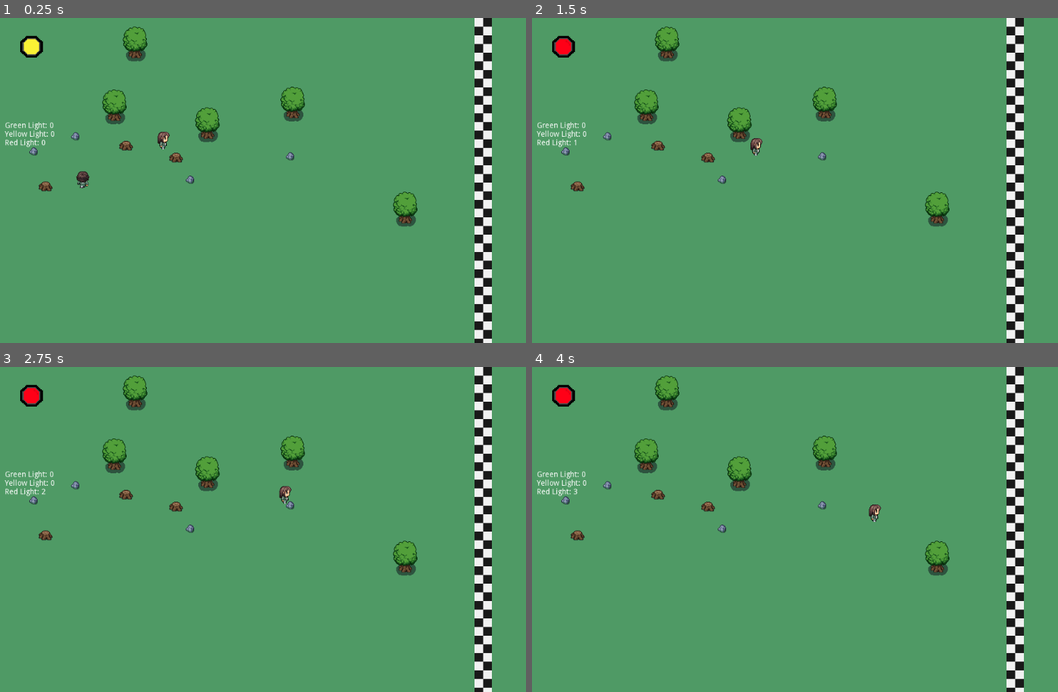
Above: before the commit, frames 1-4 (two rows, left to right).
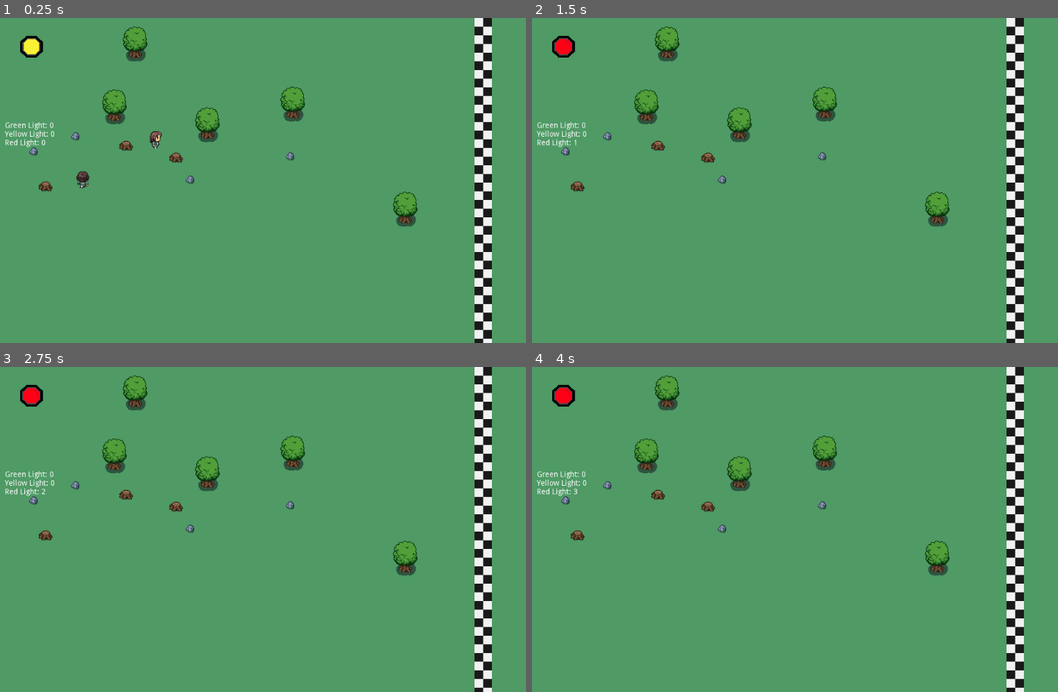
Above: after the commit, the same moments.

Repository: camilailges/round-4
Game: Godot game, scene res://scenes/Level1.tscn
The game is run twice, just before and just after one commit, with the same random seed, the same clock (stepped at 60 frames per second) and the same inputs.
Inputs:
- Up to frame 1 (0.25 s): no input
- Up to frame 2 (1.5 s): hold Right (ui_right) 0.53-1.28 s; hold Down (ui_down) from 1.28 s (still down)
- Up to frame 3 (2.75 s): release Down (ui_down) at 2.03 s; hold Right (ui_right) from 2.03 s (still down)
- Up to frame 4 (4 s): release Right (ui_right) at 2.78 s; hold Up (ui_up) 2.78-3.53 s; hold Left (ui_left) from 3.53 s (still down)

The runs differ from the first frame. In frame 1, 0.2% of the frame differs, in the area x 28-33%, y 34-41%; in frame 2, less than 0.1%; in frame 3, less than 0.1%; in frame 4, less than 0.1%.

Commit message:
bot nao para no vermelho aleatoriam e morre

Diff:
--- /dev/null
+++ b/new_script.gd
@@ -0,0 +1,16 @@
+extends Node
+
+
+# Declare member variables here. Examples:
+# var a: int = 2
+# var b: String = "text"
+
+
+# Called when the node enters the scene tree for the first time.
+func _ready() -> void:
+	pass # Replace with function body.
+
+
+# Called every frame. 'delta' is the elapsed time since the previous frame.
+#func _process(delta: float) -> void:
+#	pass
--- a/scenes/GirlBot.gd
+++ b/scenes/GirlBot.gd
@@ -73,10 +73,14 @@
 onready var agent: NavigationAgent2D = $GirlBot
 
 var velocity: Vector2
-export(int) var speed = 90
+export(int) var speed = 30
+export(int) var botRan
 
 func _ready() -> void:
 	agent.set_target_location(Vector2(970, 400))
+	var rng = RandomNumberGenerator.new()
+	rng.randomize()
+	botRan = rng.randi_range(1, 4)
 
 func _physics_process(delta: float) -> void:
 	if agent.is_navigation_finished():
--- a/scenes/Level1.gd
+++ b/scenes/Level1.gd
@@ -23,13 +23,16 @@
 var yellow_light_label_sprite
 var red_light_label_sprite
 
+var qtdVermelhos = 0
+var botParou = false
+
 var player : KinematicBody2D
 var bot : KinematicBody2D
 
 # Called when the node enters the scene tree for the first time.
 func _ready() -> void:
 	player = get_node("YSort/Player")
-	bot = get_node("YSort/GirlBot")
+	bot = get_node("Navigation2D/GirlBot")
 	light_label = get_node("LightLabel")
 	green_light_label_sprite = light_label.get_node("GreenLightSprite")
 	yellow_light_label_sprite = light_label.get_node("YellowLightSprite")
@@ -58,10 +61,18 @@
 		red_light = true
 		yellow_light = false
 		yellow_light_time = 0.0
+		qtdVermelhos += 1
+
+	if !yellow_light && !red_light && botParou == true:
+		bot.speed = 30
 
 	if red_light:
-#		if bot.velocity != null and bot.velocity != Vector2.ZERO:
-#			bot.animation.visible = false
+		if qtdVermelhos != bot.botRan:
+			bot.speed = 0
+			botParou = true
+		else:
+			bot.animation.visible = false
+
 		if player.velocity != null and player.velocity != Vector2.ZERO:
 			player.sprite.visible=false
 
